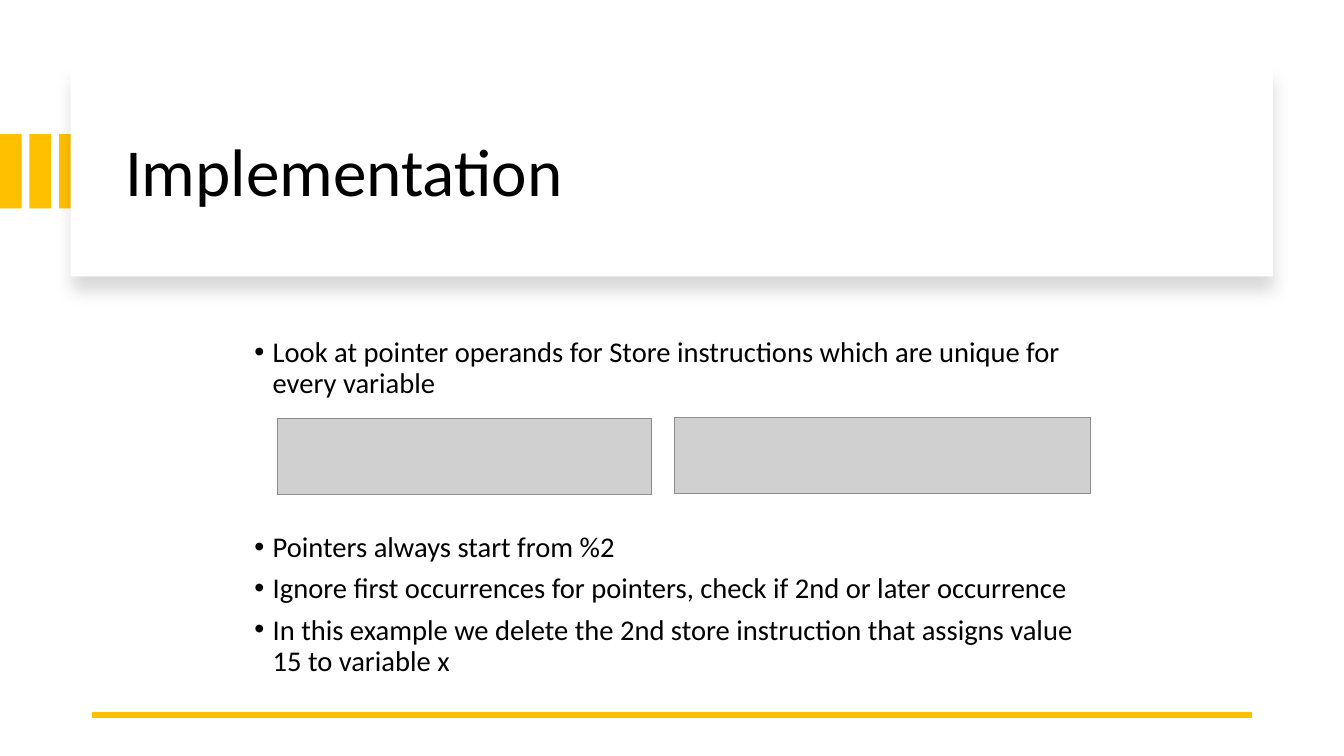
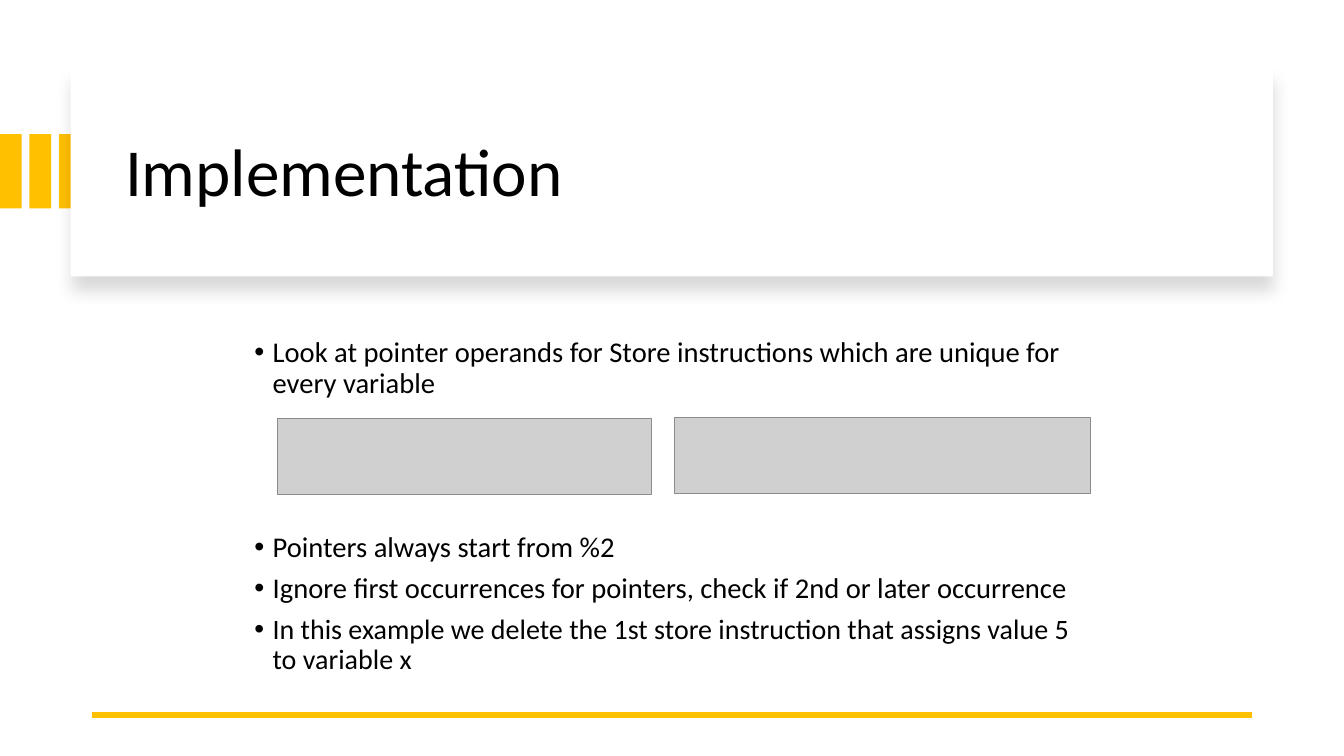
Before and after one commit to imateja/llvm-passes, a slide deck: slide 3 of Presentation.pptx. Drawn at 1344x756 pixels with LibreOffice and Linux fonts; fonts in the diff are those of the drawing; grey boxes stand for pictures. Boxes give left, top, right and bottom in pixels: in the first picture for what was removed or moved away, otherwise in the second. Text is boxed around its words. In the diff, an @@ line names an element or a change of style, - is before the commit and + after.

```diff
--- a/Presentation.pptx
+++ b/Presentation.pptx
@@ text at (x1=273, y1=619, x2=1069, y2=670): text changed; size 20.4 to 20 pt @@
-• In this example we delete the 2nd store instruction that assigns value 15 to variable x
+• In this example we delete the 1st store instruction that assigns value 5 to variable x
```
Also in this commit, not shown: 1 other slide changed, 6 slides added, 1 slide removed.
